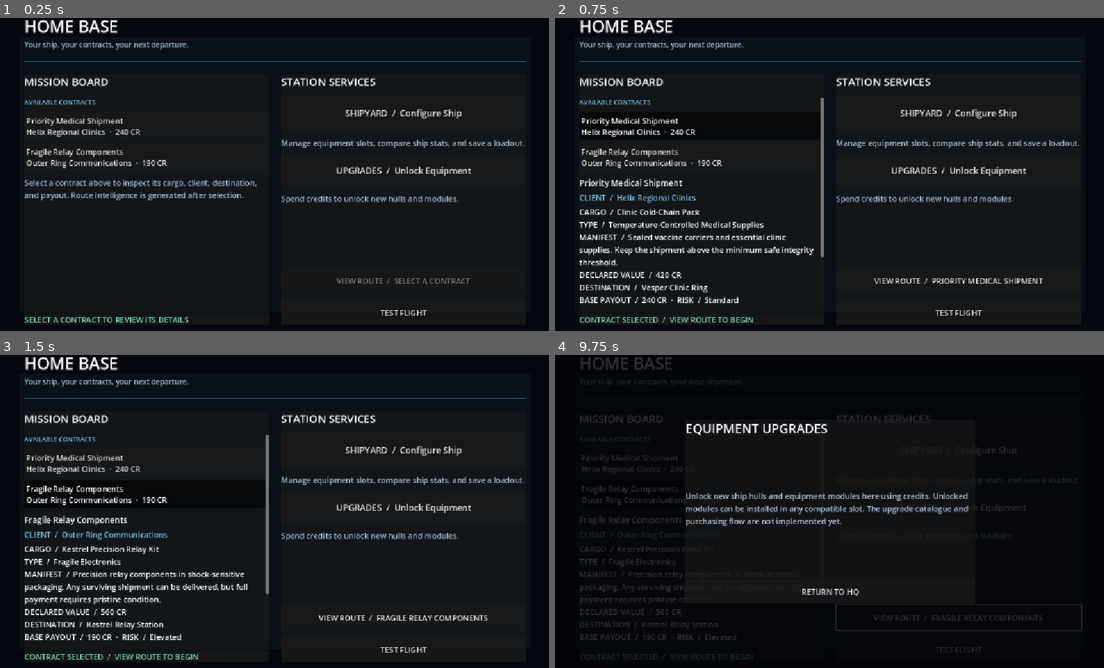
Above: before the commit, frames 1-4 (two rows, left to right).
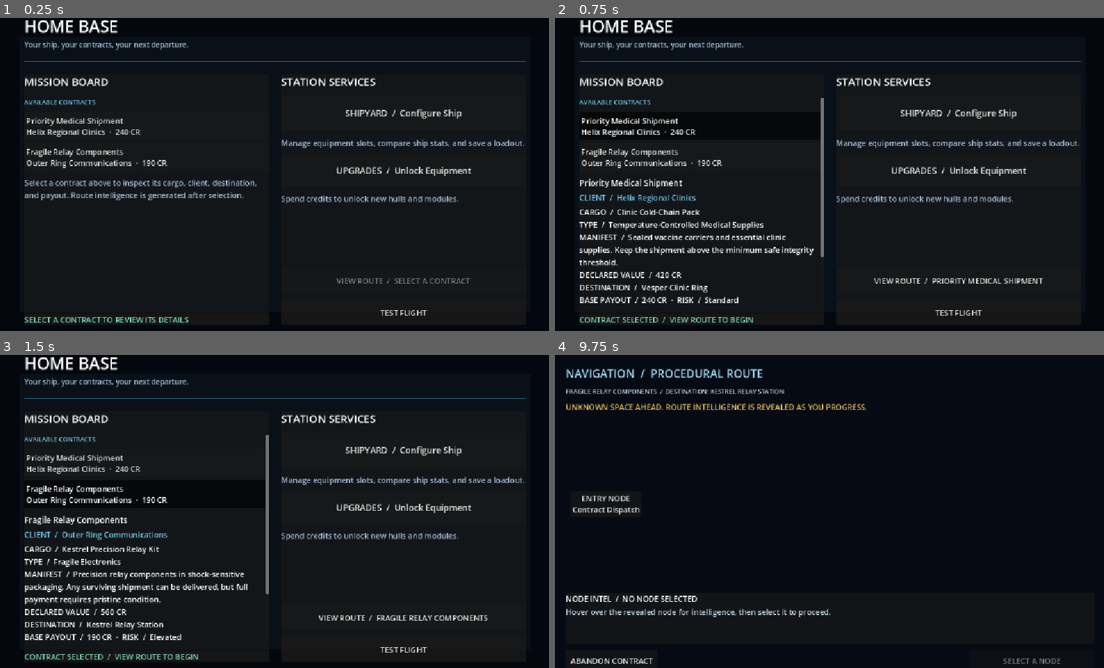
Above: after the commit, the same moments.

Repository: Bbran4/SpaceDelivery
Game: Godot game, scene res://scenes/hq.tscn
The game is run twice, just before and just after one commit, with the same random seed, the same clock (stepped at 60 frames per second) and the same inputs.
Inputs (mouse positions are in pixels of both pictures, inside the frame that each line leads up to):
- Up to frame 1 (0.25 s): no input
- Up to frame 2 (0.75 s): click "Priority Medical Shipment Hel…" at 0.5 s
- Up to frame 3 (1.5 s): click "Fragile Relay Components Oute…" at 1.25 s
- Up to frame 4 (9.75 s): click "UPGRADES / Unlock Equipment" at 2 s; click "VIEW ROUTE / FRAGILE RELAY CO…" at 2.75 s; click "TEST FLIGHT" at 3.5 s; click "RETURN TO HQ" at 4.25 s; click "SHIPYARD / Configure Ship" at 5 s; click "Starter Courier · Common" at 5.75 s; click "Return to HQ" at 6.5 s; tap Enter at 7.25, 8.75 s; move the mouse to (950, 495) at 7.27 s; hold D (right) 7.28-8 s; hold Tab 7.28-8 s; click (950, 495) at 7.42 s; tap Space at 8, 9.5 s; drag from (719, 527) to (802, 574) at 8.02 s; move the mouse to (884, 442) at 8.77 s; hold D (right) 8.78-9.5 s; hold Tab 8.78-9.5 s; drag from (802, 574) to (664, 464) at 9.52 s

The runs differ from the first frame. In frame 4, 6.8% of the frame differs, in the area x 2-94%, y 0-99%.
Error before the commit: Parse Error: No constructor of "String" matches the signature "String(MissionRouteNode.NodeKind)". (res://scripts/mission_run_state.gd:82)

Commit message:
Use readable route-history flags

Diff:
--- a/scripts/mission_run_state.gd
+++ b/scripts/mission_run_state.gd
@@ -79,7 +79,13 @@
 		"depth": node.depth,
 		"lane": node.lane,
 	})
-	route_flags["visited_%s" % String(node.node_kind).to_lower()] = true
+	match node.node_kind:
+		MissionRouteNode.NodeKind.SERVICE:
+			route_flags["visited_service"] = true
+		MissionRouteNode.NodeKind.ENCOUNTER:
+			route_flags["visited_encounter"] = true
+		MissionRouteNode.NodeKind.DESTINATION:
+			route_flags["visited_destination"] = true
 	route_flags["max_depth_reached"] = maxi(int(route_flags.get("max_depth_reached", 0)), node.depth)
 	if node.encounter_profile == MissionRouteNode.EncounterProfile.SALVAGE:
 		route_flags["salvage_seen"] = true
